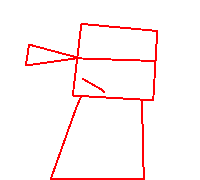
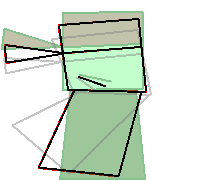
Layers edited between the first and the second 200×180 image:
renamed "Paint Layer 1" to "art", painted on it over left=1, top=11, right=158, bottom=180
painted on "sketch" over left=1, top=11, right=158, bottom=180
painted on "Background" over left=1, top=11, right=158, bottom=180
